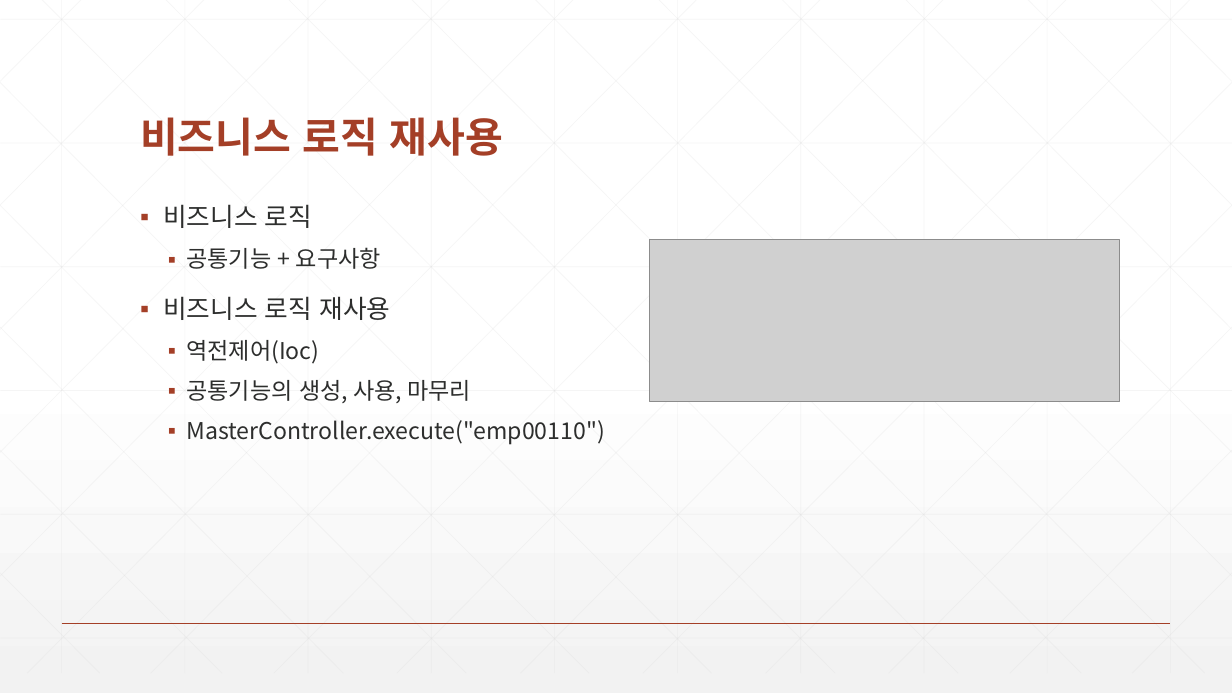
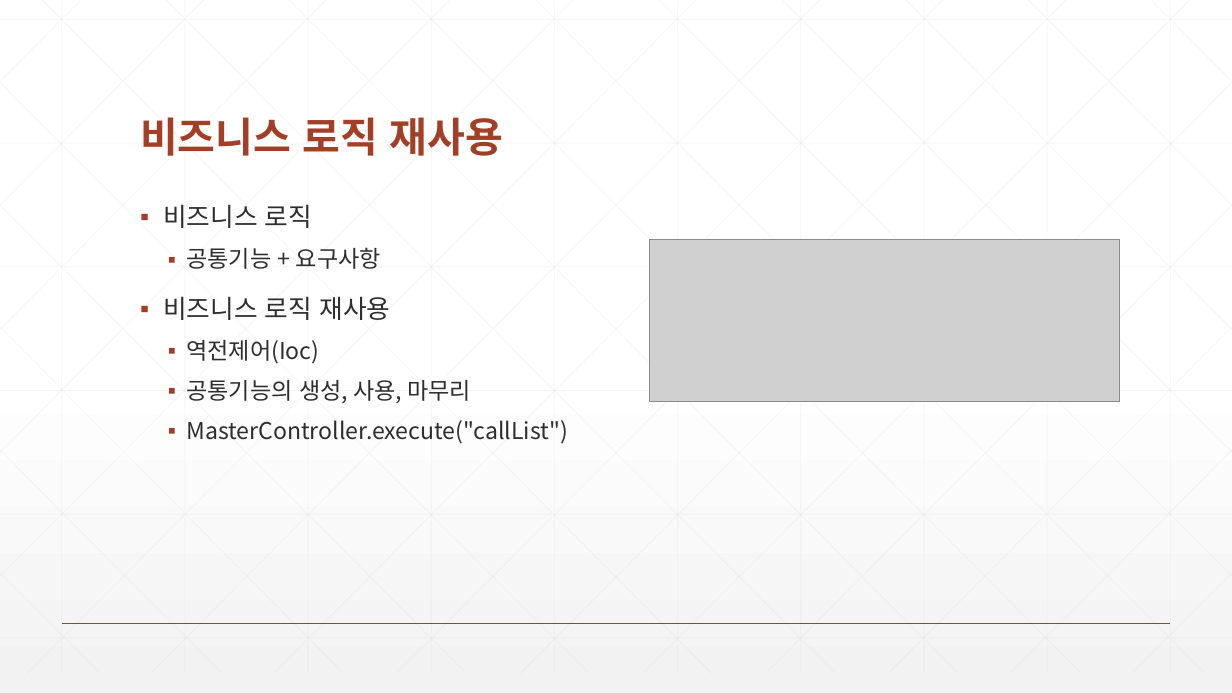
Before and after one commit to zeroshift01/code5, a slide deck: slide 7 of inflearn04/doc/교재.pptx. Drawn at 1232x693 pixels with LibreOffice and Linux fonts; fonts in the diff are those of the drawing; grey boxes stand for pictures. Boxes give left, top, right and bottom in pixels: in the first picture for what was removed or moved away, otherwise in the second. Text is boxed around its words. In the diff, an @@ line names an element or a change of style, - is before the commit and + after.

```diff
--- a/inflearn04/doc/교재.pptx
+++ b/inflearn04/doc/교재.pptx
@@ text at (186, 420, 567, 444): text changed @@
-  ▪ MasterController.execute("emp00110")
+  ▪ MasterController.execute("callList")
```
Also in this commit, not shown: 2 other slides changed, 9 other files.
